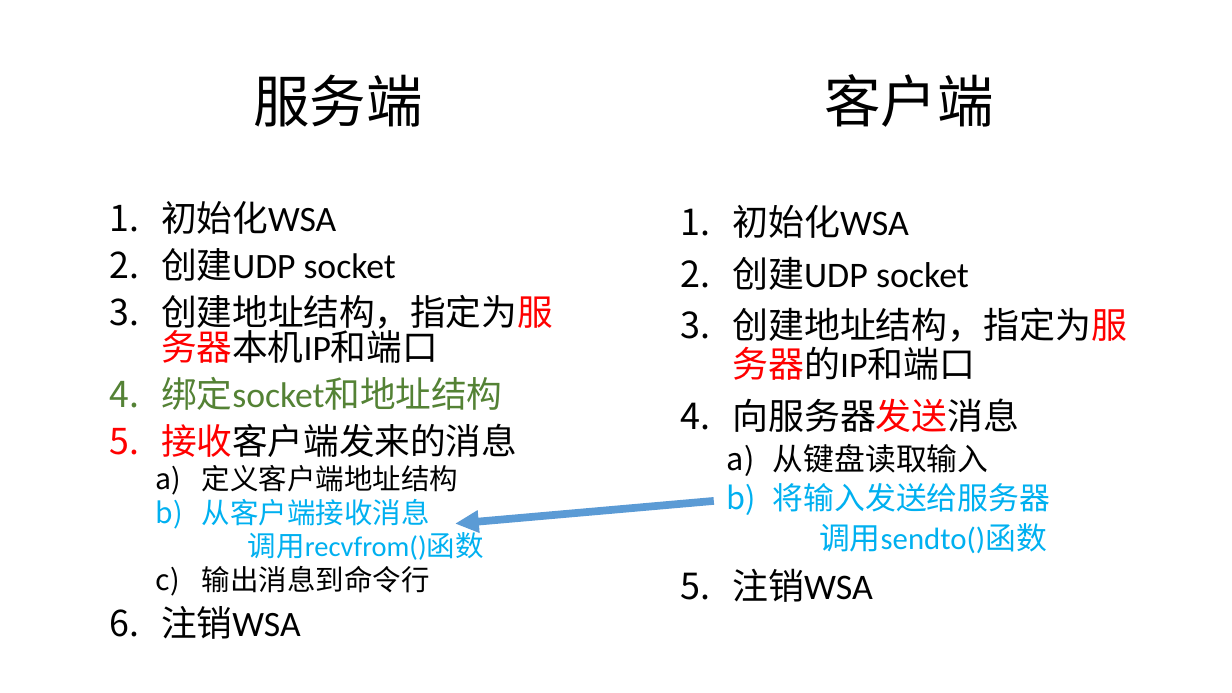
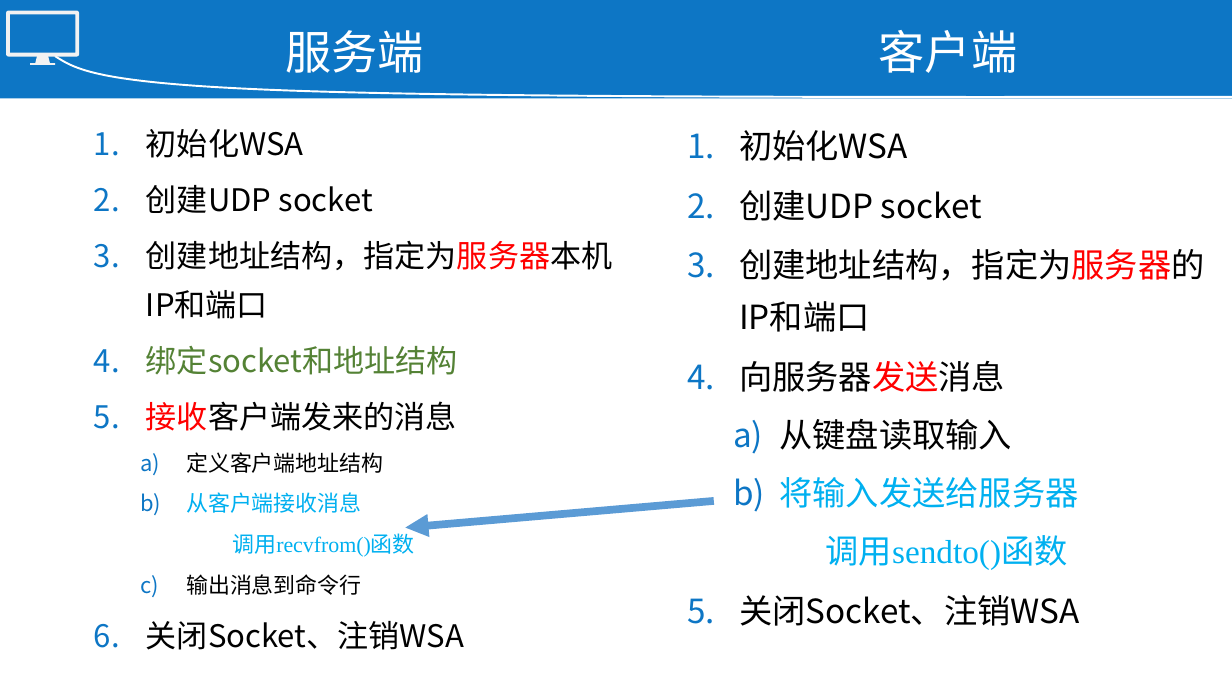
Before and after one commit to NeilKeats/SocketDemo, a slide deck: slide 9 of Windows/UDP套接字编程demo.pptx (slide 4 before the commit). Drawn at 1232x693 pixels with LibreOffice and Linux fonts; fonts in the diff are those of the drawing. Boxes give left, top, right and bottom in pixels: in the first picture for what was removed or moved away, otherwise in the second. Text is boxed around its words. In the diff, an @@ line names an element or a change of style, - is before the commit and + after.

```diff
--- a/Windows/UDP套接字编程demo.pptx
+++ b/Windows/UDP套接字编程demo.pptx
@@ background #FFFFFF to #0D76C5 @@
@@ rounded rectangle added at box(8, 13, 78, 55), outline #F2F2F2 3 pt @@
@@ title "服务端": place and size @@
-title "服务端" at box(253, 74, 422, 127)
+title "服务端" at box(285, 30, 424, 73)
@@ title "服务端" at box(285, 30, 424, 73): size 44 to 36 pt, font Calibri to Times New Roman, text colour #000000 to #FFFFFF @@
@@ text "客户端" at box(879, 30, 1018, 73): size 44 to 36 pt, font Calibri to Times New Roman, text colour #000000 to #FFFFFF @@
@@ text "客户端": place and size @@
-text "客户端" at box(824, 74, 993, 127)
+text "客户端" at box(879, 30, 1018, 73)
@@ trapezoid added at box(35, 55, 50, 63), fill #F2F2F2 @@
@@ freeform shape added at box(55, 56, 1232, 97), outline #FFFFFF 1.5 pt @@
@@ rectangle added at box(30, 63, 55, 65), fill #F2F2F2 @@
@@ rectangle added at box(0, 99, 1232, 693), fill #FFFFFF @@
@@ text "初始化WSA": place and size @@
-text "初始化WSA" at box(161, 201, 552, 639)
+text "初始化WSA" at box(146, 129, 613, 650)
@@ text "初始化WSA": place and size @@
-text "初始化WSA" at box(732, 205, 1127, 602)
+text "初始化WSA" at box(739, 130, 1205, 626)
@@ text at box(146, 129, 613, 595): size 27.8 to 24.2 pt, font Calibri to Noto Sans CJK SC in "初始化WSA", "创建UDP socket", "创建地址结构，指定为服务器本机IP和端口", "绑定socket和地址结构" and 1 more places; size 22.2 to 17.1 pt, font Calibri to Times New Roman in "定义客户端地址结构", "从客户端接收消息", "调用recvfrom()函数", "输出消息到命令行"; line spacing 0.8 to 1.3; less space between paragraphs @@
@@ text at box(739, 130, 1205, 570): size 28 to 25.9 pt, font Calibri to Noto Sans CJK SC in "初始化WSA", "创建UDP socket", "创建地址结构，指定为服务器的IP和端口", "向服务器发送消息"; size 24 to 25.9 pt, font Calibri to Times New Roman in "从键盘读取输入", "将输入发送给服务器", "调用sendto()函数"; line spacing 0.9 to 1.3; less space between paragraphs @@
@@ arrow moved from (714, 501) - (456, 524) to (714, 501) - (406, 528) @@
@@ text at box(739, 595, 1080, 626): text changed; size 28 to 25.9 pt; font Calibri to Noto Sans CJK SC @@
-5. 注销WSA
+5. 关闭Socket、注销WSA
@@ text at box(146, 621, 464, 650): text changed; size 27.8 to 24.2 pt; font Calibri to Noto Sans CJK SC @@
-6. 注销WSA
+6. 关闭Socket、注销WSA
```
Also in this commit, not shown: 2 other slides changed, 8 slides added, 2 slides removed, 2 other files.
